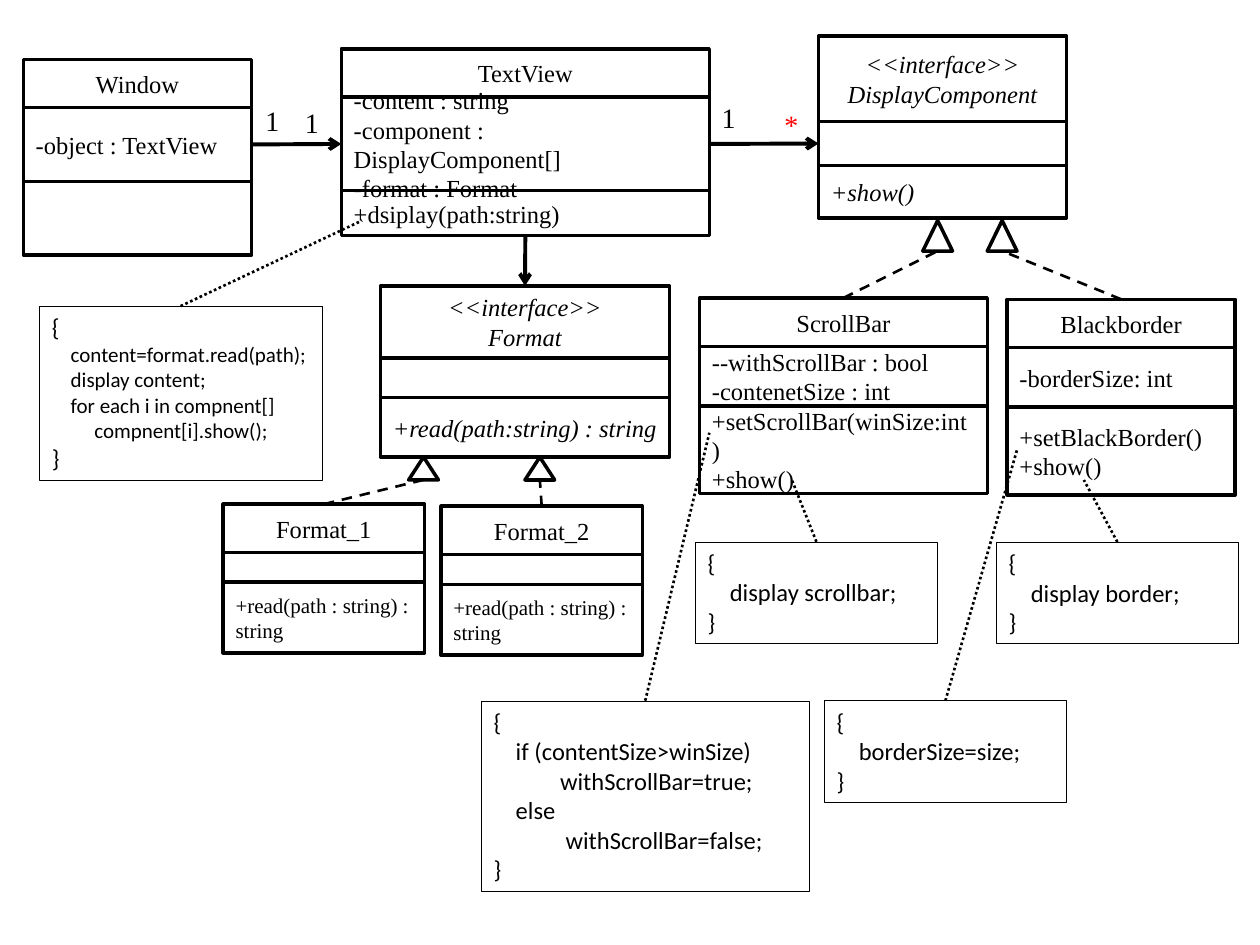
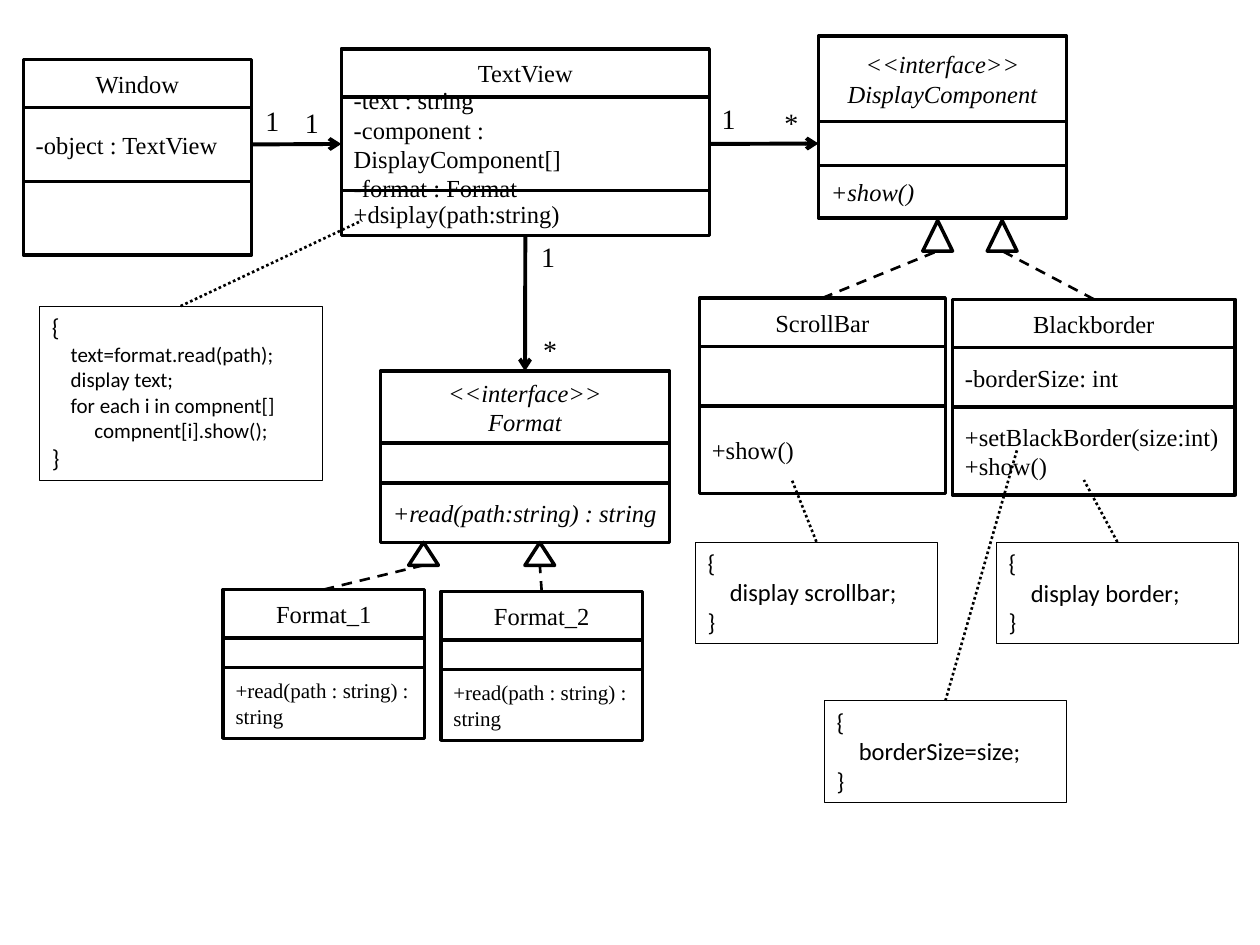
Before and after one commit to 2014-sed-team3/term-project, a slide deck: slide 8 of homework/hw9/9-1/SED-Hw9_1.pptx. Drawn at 1260x945 pixels with LibreOffice and Linux fonts; fonts in the diff are those of the drawing. Boxes give left, top, right and bottom in pixels: in the first picture for what was removed or moved away, otherwise in the second. Text is boxed around its words. In the diff, an @@ line names an element or a change of style, - is before the commit and + after.

```diff
--- a/homework/hw9/9-1/SED-Hw9_1.pptx
+++ b/homework/hw9/9-1/SED-Hw9_1.pptx
@@ text in rectangle at (x1=354, y1=93, x2=474, y2=115): text changed @@
--content : string
+-text : string
@@ text "*" at (x1=772, y1=100, x2=811, y2=146): text colour #FF0000 to #000000 @@
@@ arrow moved from (525, 236) - (525, 286) to (525, 236) - (525, 372) @@
@@ text added at (x1=541, y1=248, x2=555, y2=267), 16 pt, text #000000 @@
+1
@@ line moved from (843, 299) - (937, 251) to (823, 299) - (937, 251) @@
@@ line moved from (1121, 300) - (1002, 251) to (1094, 300) - (1002, 251) @@
@@ rectangle "ScrollBar" resized from (x1=699, y1=299, x2=987, y2=346) to (x1=699, y1=299, x2=945, y2=346) @@
@@ text added at (x1=530, y1=326, x2=570, y2=373), 16 pt, text #000000 @@
+*
@@ rectangle "Blackborder" resized from (x1=1007, y1=300, x2=1235, y2=348) to (x1=953, y1=300, x2=1235, y2=348) @@
@@ text in rectangle at (x1=71, y1=347, x2=273, y2=391): text changed @@
-content=format.read(path);
-display content;
+text=format.read(path);
+display text;
@@ rectangle resized from (x1=699, y1=346, x2=987, y2=406) to (x1=699, y1=346, x2=945, y2=406) @@
@@ text in rectangle at (x1=712, y1=354, x2=929, y2=406): text removed @@
---withScrollBar : bool
--contenetSize : int
@@ rectangle "-borderSize: int" resized from (x1=1007, y1=348, x2=1235, y2=407) to (x1=953, y1=348, x2=1235, y2=407) @@
@@ rectangle "+show()" resized from (x1=699, y1=406, x2=987, y2=494) to (x1=699, y1=406, x2=945, y2=494) @@
@@ text in rectangle at (x1=712, y1=413, x2=967, y2=435): paragraph removed @@
-+setScrollBar(winSize:int)
@@ rectangle "+setBlackBorder(size:int)" resized from (x1=1007, y1=407, x2=1235, y2=495) to (x1=953, y1=407, x2=1235, y2=495) @@
@@ line removed from (645, 701) to (709, 433) @@
@@ text in rectangle at (x1=965, y1=429, x2=1218, y2=451): text changed @@
-+setBlackBorder()
++setBlackBorder(size:int)
@@ 9 rectangles, 2 triangles, 2 lines moved together from (x1=223, y1=286, x2=669, y2=655) to (x1=223, y1=372, x2=669, y2=741) @@
@@ rectangle removed at (x1=481, y1=701, x2=809, y2=891) @@
-{
-if (contentSize>winSize)
-withScrollBar=true;
-else
-withScrollBar=false;
-}
```
Also in this commit, not shown: 5 other slides changed, 1 slide added, 1 slide removed.
